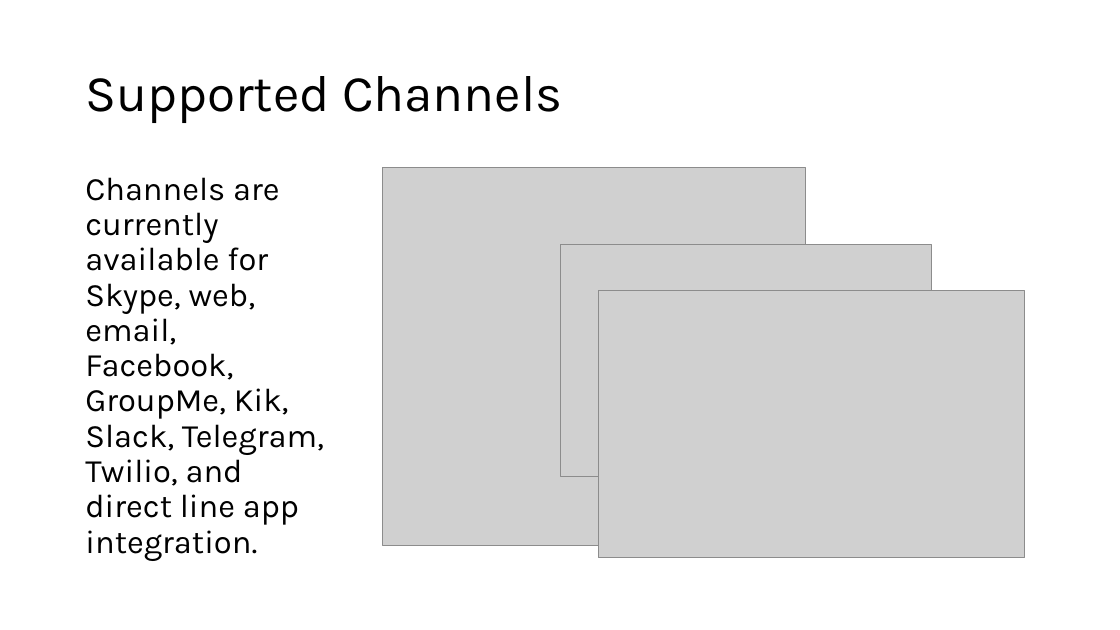
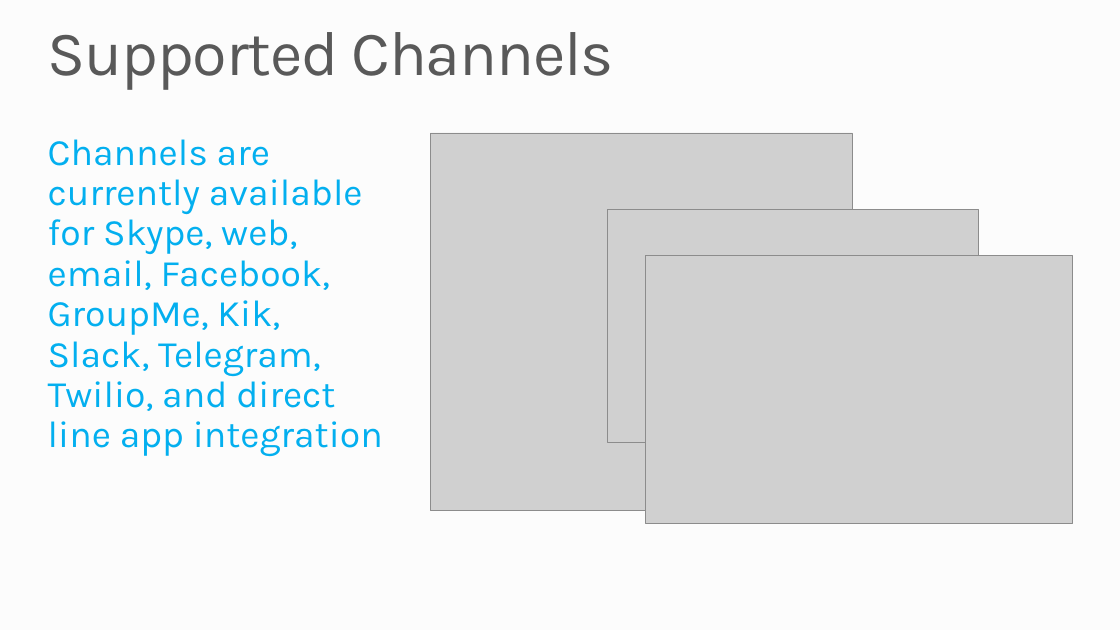
Before and after one commit to MSRConnections/Azure-training-course, a slide deck: slide 4 of Content/Bots (Draft)/Microsoft Bot Framework.pptx. Drawn at 1120x630 pixels with LibreOffice and Linux fonts; fonts in the diff are those of the drawing; grey boxes stand for pictures; background and template pictures are left out. Boxes give left, top, right and bottom in pixels: in the first picture for what was removed or moved away, otherwise in the second. Text is boxed around its words. In the diff, an @@ line names an element or a change of style, - is before the commit and + after.

```diff
--- a/Content/Bots (Draft)/Microsoft Bot Framework.pptx
+++ b/Content/Bots (Draft)/Microsoft Bot Framework.pptx
@@ background #FFFFFF to #FCFCFC @@
@@ title "Supported Channels": place and size @@
-title "Supported Channels" at bbox=[85, 76, 562, 123]
+title "Supported Channels" at bbox=[48, 32, 614, 90]
@@ title "Supported Channels" at bbox=[48, 32, 614, 90]: size 44 to 54 pt, text colour #000000 to #595959, letter spacing 0 to -1 pt; vertical alignment middle to top @@
@@ text at bbox=[48, 139, 383, 457]: text changed; size 28 to 32 pt; text colour #000000 to #03AFEF @@
-Channels are currently available for Skype, web, email, Facebook, GroupMe, Kik, Slack, Telegram, Twilio, and direct line app integration.
+Channels are currently available for Skype, web, email, Facebook, GroupMe, Kik, Slack, Telegram, Twilio, and direct line app integration
@@ picture: place and size @@
-picture at bbox=[383, 168, 806, 546]
+picture at bbox=[430, 133, 853, 511]
@@ picture: place and size @@
-picture at bbox=[560, 245, 932, 477]
+picture at bbox=[607, 209, 979, 442]
@@ picture: place and size @@
-picture at bbox=[598, 291, 1025, 558]
+picture at bbox=[646, 256, 1073, 523]
```
Also in this commit, not shown: 14 other slides changed.
